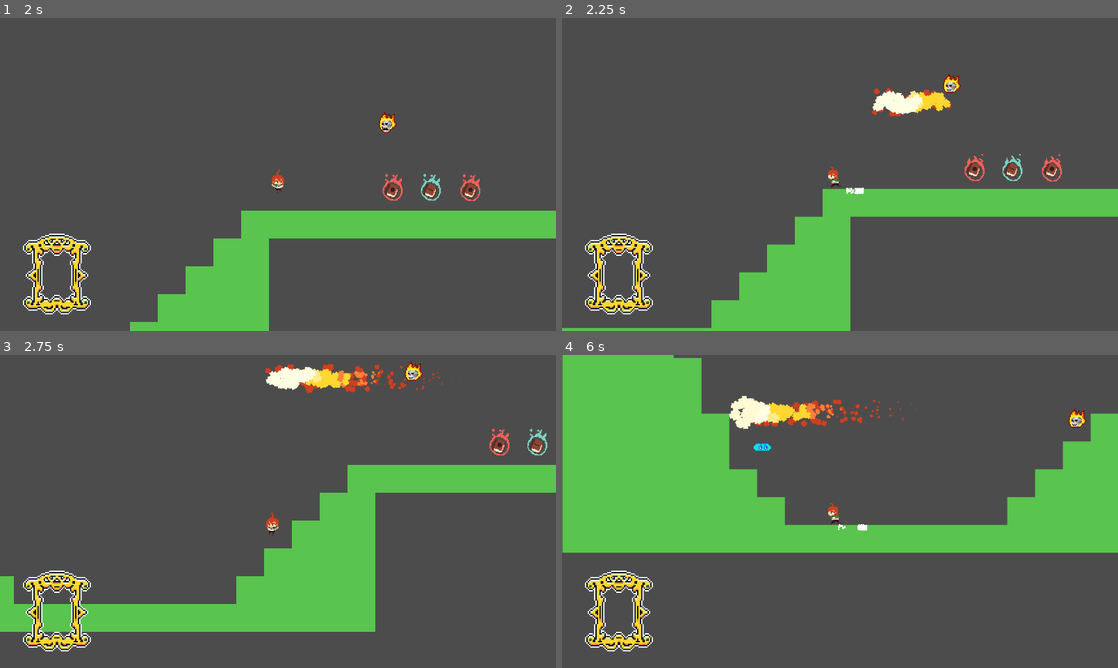
Above: before the commit, frames 1-4 (two rows, left to right).
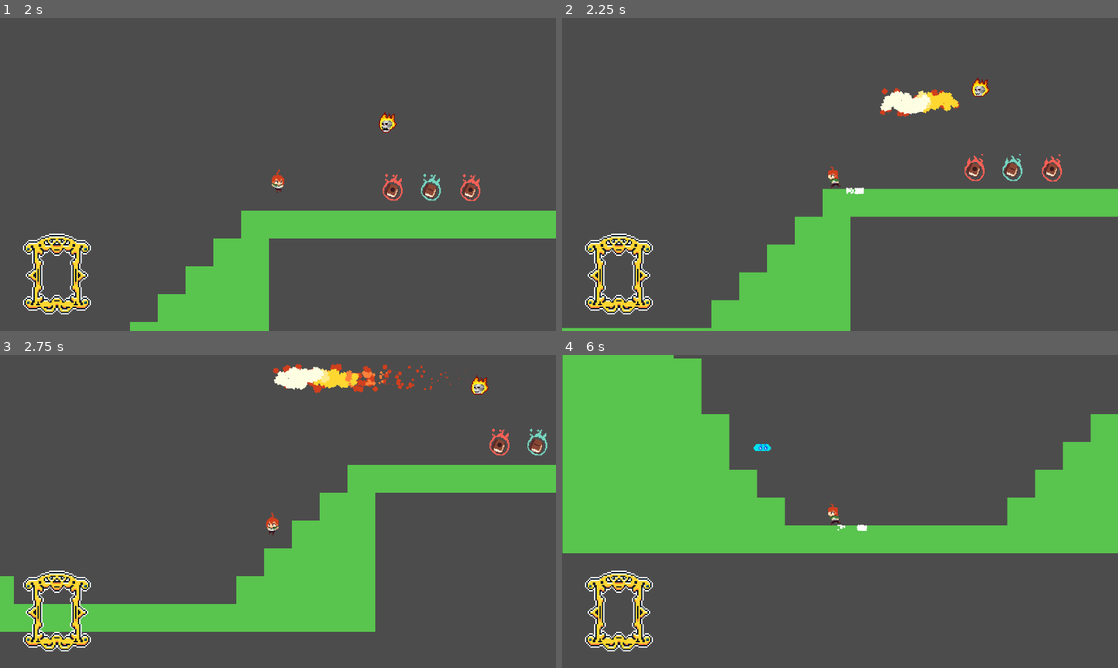
Above: after the commit, the same moments.

Repository: sethburch/Daynight
Game: Godot game, scene res://scenes/World.tscn
Two runs of this game, one before a commit and one after it. Both use one fixed random seed, a clock stepped at 60 frames per second and the inputs below.
Inputs (mouse positions are in pixels of both pictures, inside the frame that each line leads up to):
- Up to frame 1 (2 s): move the mouse to (400, 158) at 0.52 s; hold Q (inventory_right) from 0.53 s (still down); tap E (cast) at 0.6, 1.35 s; tap Space (jump) at 0.77, 1.52 s; move the mouse to (166, 190) at 1.27 s
- Up to frame 2 (2.25 s): move the mouse to (895, 105) at 2.02 s; release Q (inventory_right) at 2.03 s; hold A (move_left) from 2.03 s (still down); tap E (cast) at 2.1 s
- Up to frame 3 (2.75 s): keep holding A (move_left)
- Up to frame 4 (6 s): move the mouse to (812, 574) at 2.77 s; release A (move_left) at 2.78 s; hold Q (inventory_right) 2.78-4.28 s; tap E (cast) every 0.75 s from 2.85 to 5.85 s; tap Space (jump) at 3.02, 3.77, 4.52 s; move the mouse to (1006, 558) at 3.52 s; move the mouse to (673, 464) at 4.27 s; hold A (move_left) 4.28-5.03 s; move the mouse to (867, 511) at 5.02 s; hold Q (inventory_right) 5.03-5.78 s; move the mouse to (756, 433) at 5.77 s; hold A (move_left) from 5.78 s (still down)

Frame 1 is identical in both runs. In frame 2, 0.9% of the frame differs, in the area x 55-77%, y 17-32%; in frame 3, 1.4%; in frame 4, 2.0%, in the area x 0-100%, y 0-64%.
Error before the commit: Invalid get index '0' (on base: 'Array'). (res://scripts/Inventory.gd:28)

Commit message:
spell hitboxes
gave spells a separate hitbox node so they now collide better with enemies

Diff:
--- a/materials/FireballPart.tres
+++ b/materials/FireballPart.tres
@@ -28,6 +28,7 @@
 emission_sphere_radius = 7.42
 flag_disable_z = true
 gravity = Vector3( 0, 0, 0 )
+angular_velocity = 1.0
 angular_velocity_random = 1.0
 orbit_velocity = 0.0
 orbit_velocity_random = 0.0
--- a/scenes/GUI.tscn
+++ b/scenes/GUI.tscn
@@ -26,38 +26,25 @@
 "values": [ Color( 1, 1, 1, 0 ), Color( 1, 1, 1, 1 ), Color( 1, 1, 1, 1 ), Color( 1, 1, 1, 0 ) ]
 }
 
-[sub_resource type="DynamicFont" id=5]
+[sub_resource type="DynamicFont" id=3]
 size = 30
 outline_color = Color( 0.0156863, 0.0823529, 0.156863, 1 )
 font_data = ExtResource( 2 )
 
-[sub_resource type="Animation" id=3]
+[sub_resource type="Animation" id=4]
 resource_name = "pickup_fade"
 length = 2.0
-step = 0.05
 tracks/0/type = "value"
 tracks/0/path = NodePath(".:modulate")
 tracks/0/interp = 1
 tracks/0/loop_wrap = true
 tracks/0/imported = false
-tracks/0/enabled = false
+tracks/0/enabled = true
 tracks/0/keys = {
-"times": PoolRealArray( 0, 0.2, 1.6, 1.8 ),
+"times": PoolRealArray( 0, 0.1, 1.8, 1.9 ),
 "transitions": PoolRealArray( 1, 1, 1, 1 ),
 "update": 0,
 "values": [ Color( 1, 1, 1, 0 ), Color( 1, 1, 1, 1 ), Color( 1, 1, 1, 1 ), Color( 1, 1, 1, 0 ) ]
-}
-tracks/1/type = "value"
-tracks/1/path = NodePath(".:rect_position")
-tracks/1/interp = 1
-tracks/1/loop_wrap = true
-tracks/1/imported = false
-tracks/1/enabled = true
-tracks/1/keys = {
-"times": PoolRealArray( 0, 0.05, 0.1 ),
-"transitions": PoolRealArray( 1, 1, 1 ),
-"update": 0,
-"values": [ Vector2( 8, 734.138 ), Vector2( 8, 671.402 ), Vector2( 8, 675.704 ) ]
 }
 
 [node name="GUI" type="Control"]
@@ -90,14 +77,15 @@
 anims/alert_fade = SubResource( 2 )
 
 [node name="Pickup" type="Label" parent="."]
+modulate = Color( 1, 1, 1, 0 )
 anchor_top = 1.0
 anchor_bottom = 1.0
-margin_left = 8.0
-margin_top = 14.138
-margin_right = 849.0
-margin_bottom = 59.138
+margin_left = 31.5792
+margin_top = -45.0001
+margin_right = 633.579
+margin_bottom = -0.00012207
 grow_horizontal = 2
-custom_fonts/font = SubResource( 5 )
+custom_fonts/font = SubResource( 3 )
 custom_colors/font_color = Color( 0.74902, 0.764706, 0.776471, 1 )
 custom_colors/font_color_shadow = Color( 0.0156863, 0.0823529, 0.156863, 1 )
 custom_constants/shadow_offset_x = 0
@@ -106,8 +94,10 @@
 valign = 1
 autowrap = true
 
+[node name="Tween" type="Tween" parent="Pickup"]
+
 [node name="AnimationPlayer" type="AnimationPlayer" parent="Pickup"]
-anims/pickup_fade = SubResource( 3 )
+anims/pickup_fade = SubResource( 4 )
 
 [node name="CenterContainer" type="CenterContainer" parent="."]
 editor/display_folded = true
--- a/scenes/Spell.tscn
+++ b/scenes/Spell.tscn
@@ -1,11 +1,11 @@
-[gd_scene load_steps=11 format=2]
+[gd_scene load_steps=12 format=2]
 
 [ext_resource path="res://scripts/Spell.gd" type="Script" id=1]
 [ext_resource path="res://materials/FireballPart.tres" type="Material" id=2]
 [ext_resource path="res://sprites/particle.png" type="Texture" id=3]
 
 [sub_resource type="CircleShape2D" id=1]
-radius = 18.6297
+radius = 12.1638
 
 [sub_resource type="SpatialMaterial" id=2]
 flags_unshaded = true
@@ -45,10 +45,13 @@
 scale_curve = SubResource( 4 )
 color = Color( 0.819608, 0.25098, 0.121569, 1 )
 
+[sub_resource type="CircleShape2D" id=8]
+radius = 20.7111
+
 [node name="Spell" type="KinematicBody2D"]
 z_index = 1
-collision_layer = 3
-collision_mask = 3
+collision_layer = 0
+collision_mask = 4
 script = ExtResource( 1 )
 
 [node name="CollisionShape2D" type="CollisionShape2D" parent="."]
@@ -75,3 +78,9 @@
 texture = ExtResource( 3 )
 
 [node name="Sound" type="AudioStreamPlayer" parent="."]
+
+[node name="Hitbox" type="Area2D" parent="."]
+
+[node name="CollisionShape2D" type="CollisionShape2D" parent="Hitbox"]
+shape = SubResource( 8 )
+[connection signal="body_entered" from="Hitbox" to="." method="_on_Hitbox_body_entered"]
--- a/scenes/World.tscn
+++ b/scenes/World.tscn
@@ -44,8 +44,8 @@
 tile_set = SubResource( 2 )
 cell_size = Vector2( 32, 32 )
 cell_quadrant_size = 32
-collision_layer = 3
-collision_mask = 3
+collision_layer = 7
+collision_mask = 7
 format = 1
 tile_data = PoolIntArray( 655359, 0, 0, 589824, 0, 0, 720895, 0, 0, 655360, 0, 0, 655361, 0, 0, 655362, 0, 0, 786431, 0 …(1384 unchanged characters)…
 __meta__ = {
--- a/scripts/GUI.gd
+++ b/scripts/GUI.gd
@@ -1,7 +1,4 @@
 extends Control
-
-func _ready():
-	pass
 
 func set_alert_text(text):
 	$Alert/AnimationPlayer.stop()
@@ -9,6 +6,9 @@
 	$Alert.text = text
 
 func set_item_text(text):
+	#$Pickup/Tween.stop_all()
+	#$Pickup/Tween.interpolate_property($Pickup, "rect_position", $Pickup.rect_position, Vector2($Pickup.rect_position.x, $Pickup.rect_position.y-65), 0.2, Tween.TRANS_BACK, Tween.EASE_IN, 0.0)
+	#$Pickup/Tween.start()
 	$Pickup/AnimationPlayer.stop()
 	$Pickup/AnimationPlayer.play("pickup_fade")
 	$Pickup.text = text
--- a/scripts/Inventory.gd
+++ b/scripts/Inventory.gd
@@ -25,12 +25,13 @@
 		inventory_index+=1
 		if inventory_index > inventory.size()-1:
 			inventory_index = 0
-		current_tome = inventory[inventory_index]
-		get_node("..").get_node("GUILayer/GUI").set_aura_visible(true)
-		#set the tome texture and aura color on our GUI
-		get_node("..").get_node("GUILayer/GUI").set_current_tome(current_tome.this_tome_sprite, current_tome.this_tome_color)
-		#show our current tome text
-		get_node("..").get_node("GUILayer/GUI").set_item_text(current_tome.tome_name)
+		if inventory.size() != 0:
+			current_tome = inventory[inventory_index]
+			get_node("..").get_node("GUILayer/GUI").set_aura_visible(true)
+			#set the tome texture and aura color on our GUI
+			get_node("..").get_node("GUILayer/GUI").set_current_tome(current_tome.this_tome_sprite, current_tome.this_tome_color)
+			#show our current tome text
+			get_node("..").get_node("GUILayer/GUI").set_item_text(current_tome.tome_name)
 
 	#when we first pick up a tome
 	if inventory.size() == 1:
--- a/scripts/Spell.gd
+++ b/scripts/Spell.gd
@@ -73,7 +73,7 @@
 			TRAVEL_TIME = 0.1
 			SIZE = SIZE*1.5
 		MOVEMENT.MISSILE:
-			needs_physics = false
+			pass
 		MOVEMENT.ROCKET:
 			position.y -= 20
 
@@ -95,8 +95,8 @@
 
 	if needs_physics:
 		collision = move_and_collide(velocity)
-		if collision:
-			_on_Spell_body_entered(collision)
+		if collision and can_bounce:
+			_bounce(collision)
 
 func _on_travel_time_timeout():
 	#the spell has travelled for too long
@@ -134,8 +134,16 @@
 	$CollisionShape2D.disabled = true
 	_start_destroy()
 
-func _on_Spell_body_entered(col):
-	var body = col.get_collider()
+func _bounce(col):
+	if can_bounce and times_bounced < MAX_BOUNCE:
+		$Sound.stream = shoot_sound
+		$Sound.pitch_scale = rand_range(0.9, 1.1)
+		$Sound.play()
+		times_bounced+=1
+		velocity = velocity.bounce(col.normal)
+		return
+
+func _on_Hitbox_body_entered(body):
 	if spell_done:
 		return
 
@@ -149,12 +157,8 @@
 		body.damage(DAMAGE, velocity, type)
 
 	if can_bounce and times_bounced < MAX_BOUNCE:
-		$Sound.stream = shoot_sound
-		$Sound.pitch_scale = rand_range(0.9, 1.1)
-		$Sound.play()
-		times_bounced+=1
-		velocity = velocity.bounce(col.normal)
 		return
+
 	#the spell has hit a wall or enemy
 	if !spell_done:
 		_spell_finish()
Not shown: 2 places in materials/ParticlesMat.tres that only renumber resources
Not shown: 2 places in scenes/GUI.tscn that only renumber resources
